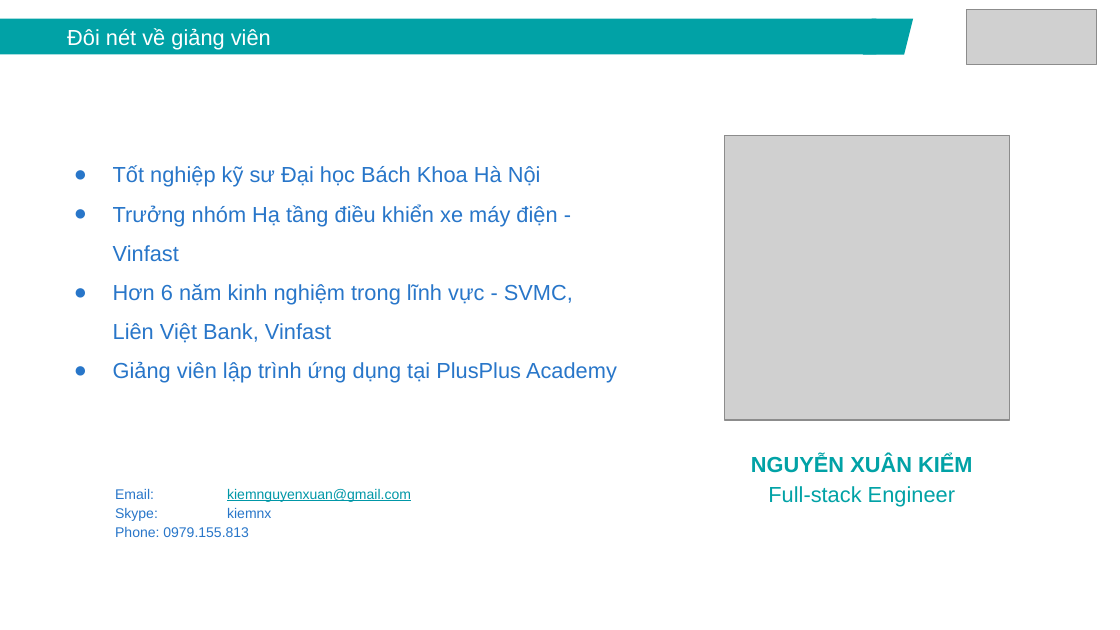
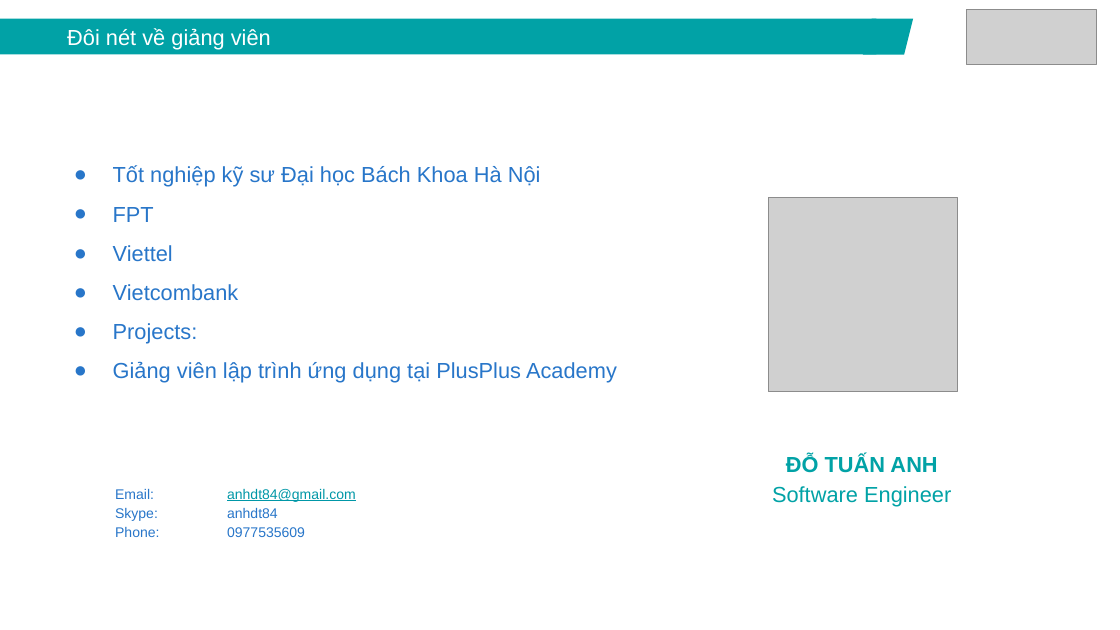
Before and after one commit to lamxung55/javacore, a slide deck: slide 2 of ppt/Java core - Lecture 1 - Introduction.pptx. Drawn at 1120x630 pixels with LibreOffice and Linux fonts; fonts in the diff are those of the drawing; grey boxes stand for pictures. Boxes give left, top, right and bottom in pixels: in the first picture for what was removed or moved away, otherwise in the second. Text is boxed around its words. In the diff, an @@ line names an element or a change of style, - is before the commit and + after.

Commit message:
modify ppt1

```diff
--- a/ppt/Java core - Lecture 1 - Introduction.pptx
+++ b/ppt/Java core - Lecture 1 - Introduction.pptx
@@ picture removed at bbox=[725, 136, 1009, 420] @@
@@ text at bbox=[113, 207, 239, 344]: text changed @@
-● Trưởng nhóm Hạ tầng điều khiển xe máy điện - Vinfast
-● Hơn 6 năm kinh nghiệm trong lĩnh vực - SVMC, Liên Việt Bank, Vinfast
+● FPT
+● Viettel
+● Vietcombank
+● Projects:
@@ picture added at bbox=[768, 197, 958, 392] @@
@@ text at bbox=[772, 454, 951, 506]: text changed @@
-NGUYỄN XUÂN KIỂM
-Full-stack Engineer
+ĐỖ TUẤN ANH
+Software Engineer
@@ text at bbox=[115, 489, 356, 537]: text changed @@
-Email: kiemnguyenxuan@gmail.com
-Skype: kiemnx
-Phone: 0979.155.813
+Email: anhdt84@gmail.com
+Skype: anhdt84
+Phone: 0977535609
```
Also in this commit, not shown: 2 other slides changed, 1 slide added, 1 slide removed.
